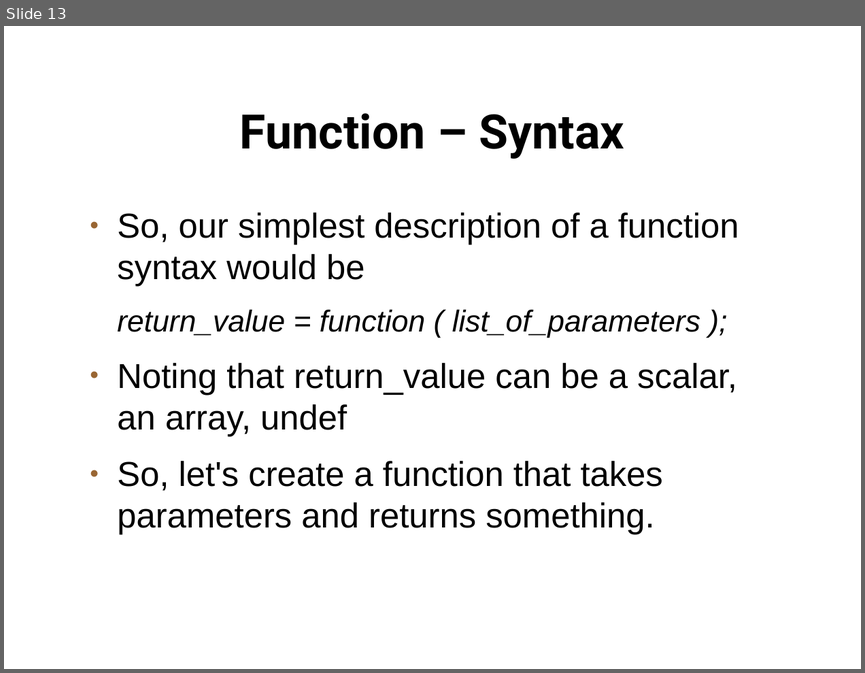
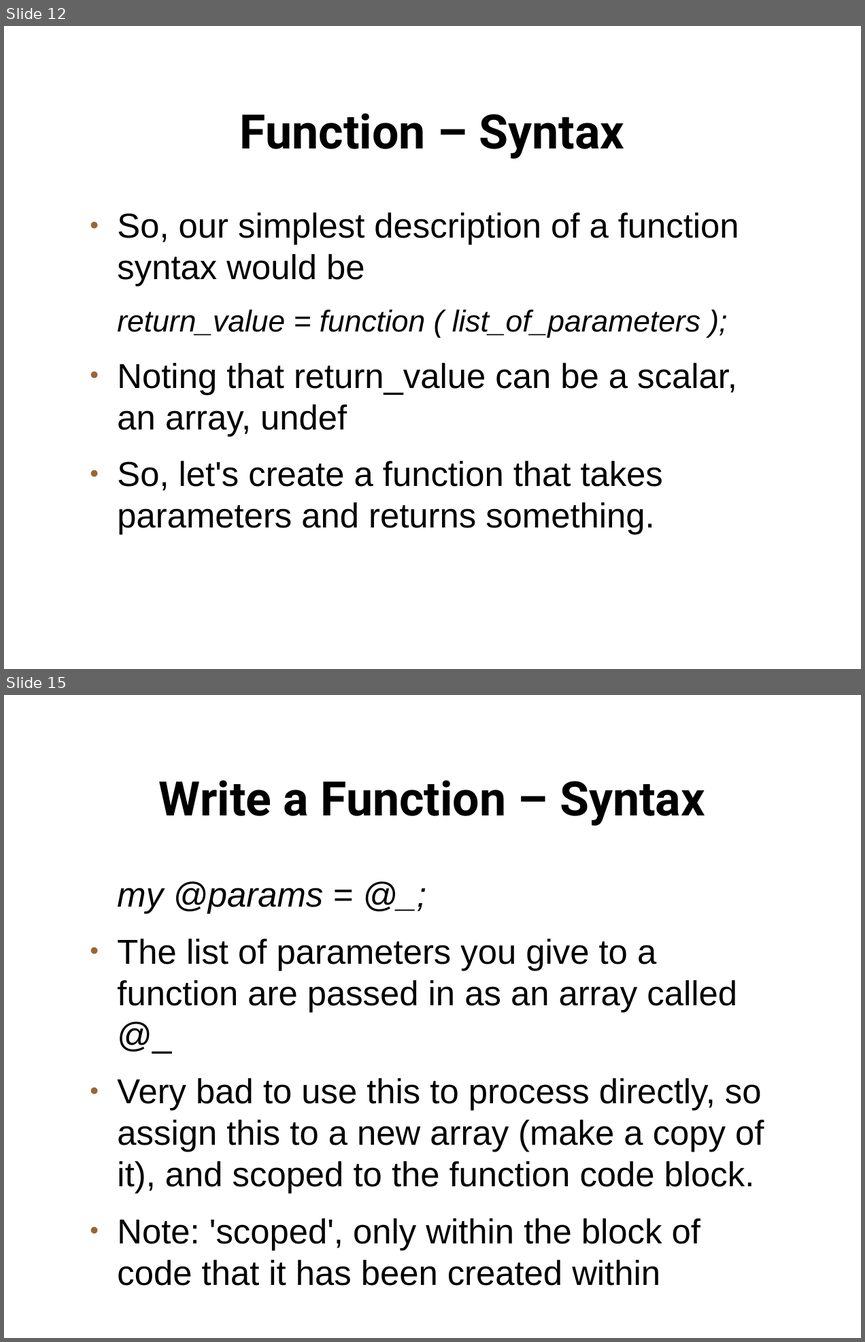
Before and after one commit to setitesuk/presentations, a slide deck: perl_course/08-functions/functions.odp. Shown one above the other, each under a label of ours: slide 13 before the commit, slides 12 and 15 after it; the slides between them are not shown. The pictures are 865x673 and 865x1342 pixels, drawn with LibreOffice and Linux fonts; fonts in the diff are those of the drawing; background and template pictures are left out. Boxes give left, top, right and bottom in pixels: in the first picture for what was removed or moved away, otherwise in the second. Text is boxed around its words. In the diff, an @@ line names an element or a change of style, - is before the commit and + after.

Commit message:
functions slides

```diff
--- a/perl_course/08-functions/functions.odp
+++ b/perl_course/08-functions/functions.odp
@@ slide 15 added at box(4, 695, 861, 1338), background picture (left out) @@
@@ title added at box(159, 780, 705, 826), 44 pt, text #000000, bold @@
+Write a Function – Syntax
@@ text added at box(117, 881, 764, 1285), 32 pt, text #000000 @@
+my @params = @_;
+● The list of parameters you give to a function are passed in as an array called @_
+● Very bad to use this to process directly, so assign this to a new array (make a copy of it), and scoped to the function code block.
+● Note: 'scoped', only within the block of code that it has been created within
@@ what was slide 13 is now slide 12 @@
```
Also in this commit, not shown: 1 slide changed, 29 other slides added, 1 slide removed, 5 other files.
